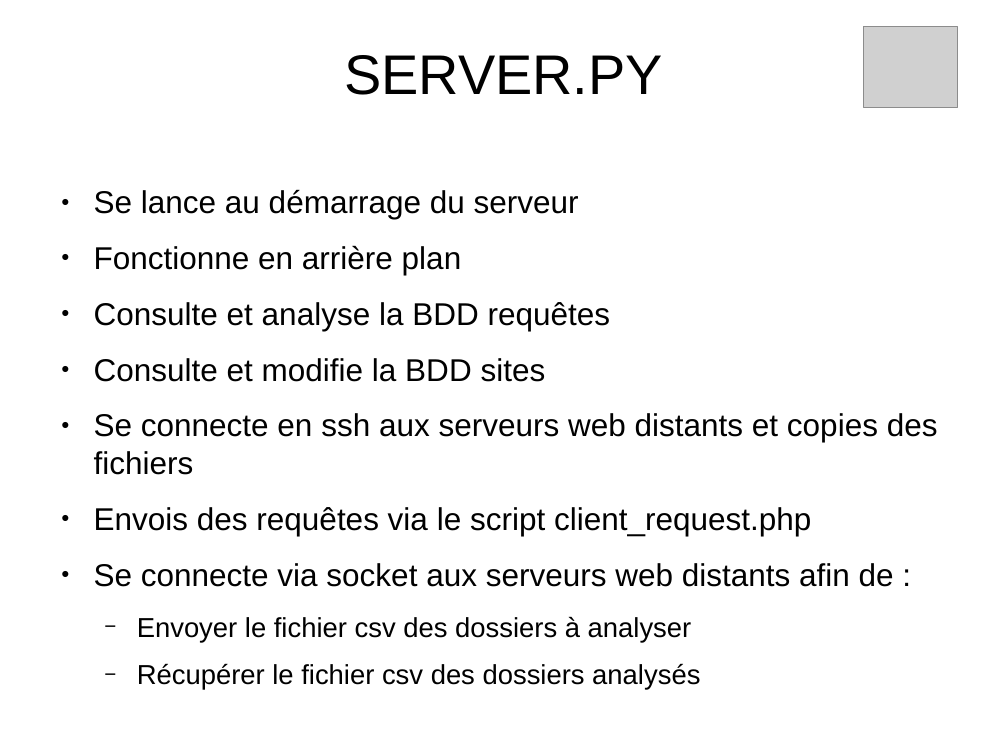
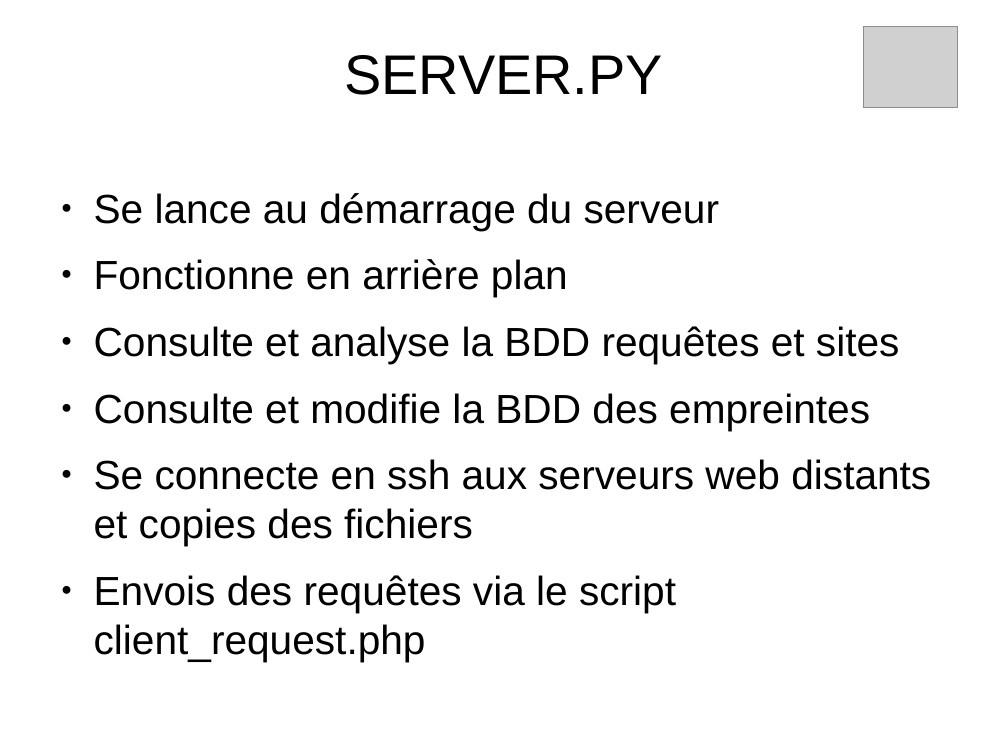
Before and after one commit to maximecohen2/secu_b3_TP-lab2, a slide deck: slide 6 of doc/Infrastructure.odp. Drawn at 1008x756 pixels with LibreOffice and Linux fonts; fonts in the diff are those of the drawing; grey boxes stand for pictures; background and template pictures are left out. Boxes give left, top, right and bottom in pixels: in the first picture for what was removed or moved away, otherwise in the second. Text is boxed around its words. In the diff, an @@ line names an element or a change of style, - is before the commit and + after.

```diff
--- a/doc/Infrastructure.odp
+++ b/doc/Infrastructure.odp
@@ text at <box>94,193,931,613</box>: size 24.8 to 32 pt in "Se lance au démarrage du serveur", "Fonctionne en arrière plan", "Se connecte en ssh aux serveurs web ...", "Envois des requêtes via le script client_request.php" @@
@@ text at <box>94,326,900,430</box>: text changed; size 24.8 to 32 pt @@
-● Consulte et analyse la BDD requêtes
-● Consulte et modifie la BDD sites
+● Consulte et analyse la BDD requêtes et sites
+● Consulte et modifie la BDD des empreintes
@@ text at <box>94,563,894,690</box>: paragraphs removed @@
-● Se connecte via socket aux serveurs web distants afin de :
-  − Envoyer le fichier csv des dossiers à analyser
-  − Récupérer le fichier csv des dossiers analysés
```
Also in this commit, not shown: 3 other slides changed, 3 other files.
